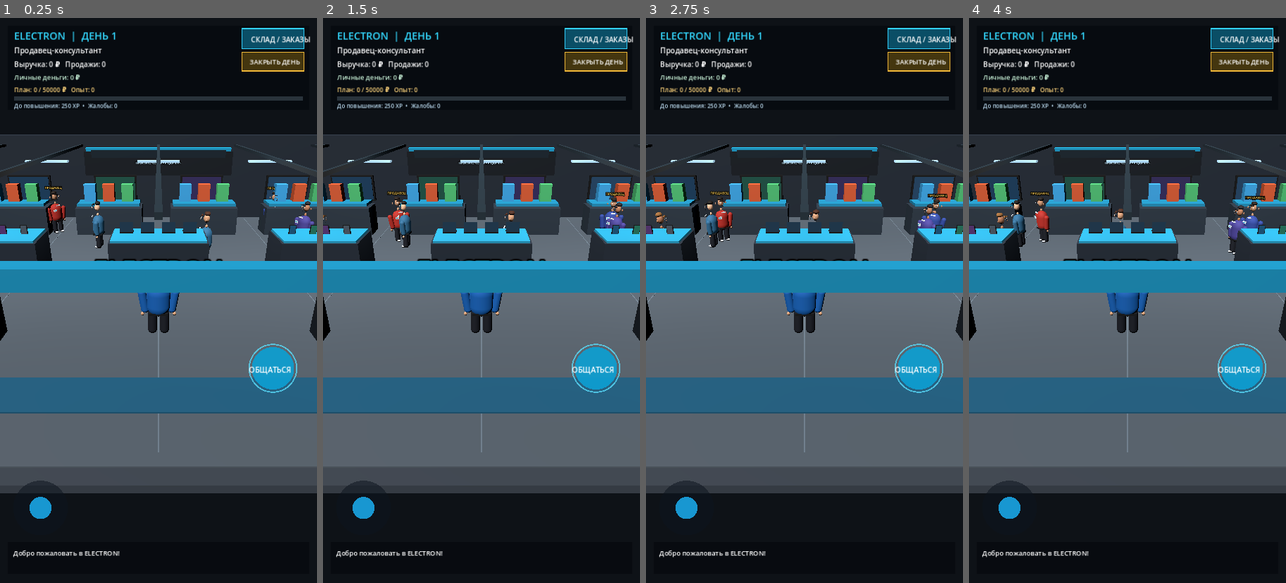
Above: before the commit, frames 1-4 (left to right).
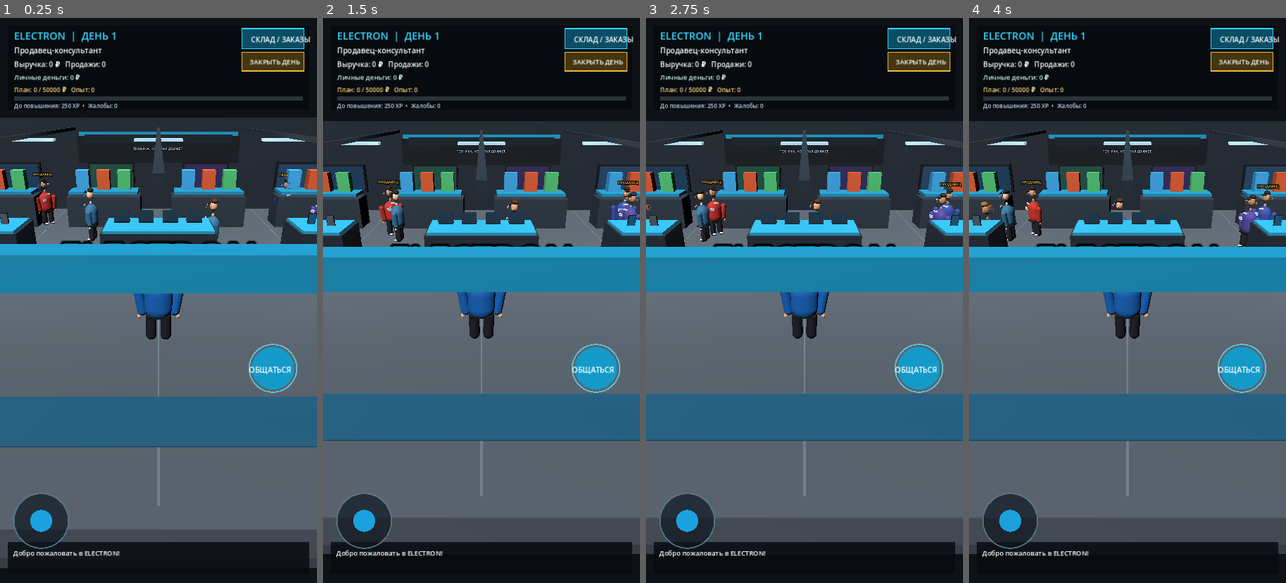
Above: after the commit, the same moments.

Repository: shilinillyaalexandrovich-wq/ELECTRON-3D
Game: Godot game, scene res://scenes/main.tscn
The game is run twice, just before and just after one commit, with the same random seed, the same clock (stepped at 60 frames per second) and the same inputs.
Inputs (mouse positions are in pixels of both pictures, inside the frame that each line leads up to):
- Up to frame 1 (0.25 s): no input
- Up to frame 2 (1.5 s): move the mouse to (551, 272) at 0.52 s; click (551, 272) at 0.67 s; drag from (418, 328) to (465, 413) at 1.27 s
- Up to frame 3 (2.75 s): move the mouse to (836, 176) at 2.02 s; click (836, 176) at 2.17 s
- Up to frame 4 (4 s): drag from (1111, 413) to (1032, 215) at 2.77 s; move the mouse to (1222, 385) at 3.52 s; click (1222, 385) at 3.67 s

The runs differ from the first frame. In frame 1, 40% of the frame differs, in the area x 0-100%, y 17-98%; in frame 2, 37%; in frame 3, 37%; in frame 4, 37%.

Commit message:
Rework mobile joystick and stabilize third-person camera

Diff:
--- a/scripts/game.gd
+++ b/scripts/game.gd
@@ -363,9 +363,11 @@
             hud.draw_string(ThemeDB.fallback_font, row.position + Vector2(12,42), "Закупка: %d ₽  •  Продажа: %d ₽" % [int(item["cost"]), int(item["price"])], HORIZONTAL_ALIGNMENT_LEFT, 340, 13, Color(0.65,0.88,0.92))
             hud.draw_string(ThemeDB.fallback_font, row.position + Vector2(370,32), "ЗАКАЗАТЬ +3", HORIZONTAL_ALIGNMENT_LEFT, 150, 15, Color(0.2,0.9,1.0))
         hud.draw_string(ThemeDB.fallback_font, panel.position + Vector2(22,455), "Нажми на товар, чтобы заказать 3 единицы. Нажми «СКЛАД» для закрытия.", HORIZONTAL_ALIGNMENT_LEFT, 520, 14, Color(0.72,0.82,0.88))
-    var center := Vector2(92, size.y - 170)
-    hud.draw_circle(center, 62, Color(0.05, 0.08, 0.12, 0.55))
-    hud.draw_circle(center + joystick_vector * 36, 25, Color(0.1, 0.65, 0.9, 0.9))
+    var center := _get_joystick_center(size)
+    var joystick_scale := _get_joystick_scale(size)
+    hud.draw_circle(center, 62.0 * joystick_scale, Color(0.05, 0.08, 0.12, 0.68))
+    hud.draw_circle(center, 62.0 * joystick_scale, Color(0.35, 0.48, 0.58, 0.85), false, 3.0 * joystick_scale)
+    hud.draw_circle(center + joystick_vector * 38.0 * joystick_scale, 25.0 * joystick_scale, Color(0.1, 0.65, 0.9, 0.96))
     dialogue_rects.clear()
     if is_instance_valid(active_customer):
         action_button_rect = Rect2()
@@ -411,35 +413,41 @@
     if hud:
         hud.queue_redraw()
 
-func _physics_process(_delta: float) -> void:
+func _physics_process(delta: float) -> void:
     if not is_instance_valid(player):
         return
-    var direction := Vector3(joystick_vector.x, 0, joystick_vector.y).rotated(Vector3.UP, camera_yaw)
-    if direction.length() > 0.08:
+
+    # Джойстик задаёт направление относительно экрана: вверх всегда вперёд.
+    # Камера следует за игроком, но не вращается вслед за каждым поворотом модели.
+    var input_vector := joystick_vector
+    if input_vector.length() > 0.08:
+        var direction := Vector3(input_vector.x, 0.0, input_vector.y)
         direction = direction.normalized()
-        player.velocity.x = direction.x * 4.2
-        player.velocity.z = direction.z * 4.2
-        player.rotation.y = atan2(-direction.x, -direction.z)
+        var target_speed := 4.0
+        player.velocity.x = move_toward(player.velocity.x, direction.x * target_speed, 18.0 * delta)
+        player.velocity.z = move_toward(player.velocity.z, direction.z * target_speed, 18.0 * delta)
+        player.rotation.y = lerp_angle(player.rotation.y, atan2(-direction.x, -direction.z), minf(1.0, delta * 12.0))
     else:
-        player.velocity.x = move_toward(player.velocity.x, 0.0, 20.0 * get_physics_process_delta_time())
-        player.velocity.z = move_toward(player.velocity.z, 0.0, 20.0 * get_physics_process_delta_time())
-    player.velocity.y = 0
+        player.velocity.x = move_toward(player.velocity.x, 0.0, 22.0 * delta)
+        player.velocity.z = move_toward(player.velocity.z, 0.0, 22.0 * delta)
+
+    player.velocity.y = 0.0
     player.move_and_slide()
-    player.position.x = clamp(player.position.x, -10.5, 10.5)
-    player.position.z = clamp(player.position.z, -7.5, 7.5)
+    player.global_position.x = clampf(player.global_position.x, -10.5, 10.5)
+    player.global_position.z = clampf(player.global_position.z, -7.5, 7.5)
     _update_camera_transform()
 
 func _update_camera_transform() -> void:
     if not is_instance_valid(camera) or not is_instance_valid(player):
         return
-    # Камера всегда следует за спиной персонажа; ручное вращение убрано.
-    var camera_offset := Vector3(0, 5.2, 8.5).rotated(Vector3.UP, player.rotation.y)
-    camera.global_position = player.global_position + camera_offset
-    camera.look_at(player.global_position + Vector3(0, 1.0, 0), Vector3.UP)
+    # Камера плавно сопровождает персонажа с постоянным направлением обзора.
+    var target_position := player.global_position + Vector3(0.0, 4.6, 7.2)
+    camera.global_position = camera.global_position.lerp(target_position, 0.22)
+    camera.look_at(player.global_position + Vector3(0.0, 1.0, 0.0), Vector3.UP)
 
 func _input(event: InputEvent) -> void:
     var size := get_viewport().get_visible_rect().size
-    var center := Vector2(92, size.y - 170)
+    var center := _get_joystick_center(size)
     action_button_rect = _get_action_button_rect(size)
     if event is InputEventScreenTouch:
         if event.pressed:
@@ -460,7 +468,7 @@
                 action_press_position = event.position
                 action_dragging = false
                 return
-            if joystick_touch == -1 and center.distance_to(event.position) < 92:
+            if joystick_touch == -1 and _is_joystick_touch_zone(event.position, size):
                 joystick_touch = event.index
                 joystick_origin = center
                 _update_stick(event.position)
@@ -502,7 +510,7 @@
                 action_press_position = event.position
                 action_dragging = false
                 return
-            if joystick_touch == -1 and center.distance_to(event.position) < 92:
+            if joystick_touch == -1 and _is_joystick_touch_zone(event.position, size):
                 joystick_touch = 0
                 joystick_origin = center
                 _update_stick(event.position)
@@ -542,8 +550,20 @@
             return true
     return false
 
+func _get_joystick_center(size: Vector2) -> Vector2:
+    return Vector2(size.x * 0.13, size.y * 0.89)
+
+func _get_joystick_scale(size: Vector2) -> float:
+    return minf(size.x / 720.0, size.y / 1280.0)
+
+func _is_joystick_touch_zone(pos: Vector2, size: Vector2) -> bool:
+    # Большая удобная зона захвата в нижней левой части экрана.
+    return pos.x < size.x * 0.43 and pos.y > size.y * 0.58 and pos.distance_to(_get_joystick_center(size)) < 104.0 * _get_joystick_scale(size)
+
 func _update_stick(pos: Vector2) -> void:
-    joystick_vector = ((pos - joystick_origin) / 55.0).limit_length(1.0)
+    var scale_factor := _get_joystick_scale(get_viewport().get_visible_rect().size)
+    var travel := 43.0 * scale_factor
+    joystick_vector = ((pos - joystick_origin) / maxf(1.0, travel)).limit_length(1.0)
 
 func _serve_customer() -> void:
     if is_instance_valid(active_customer):
